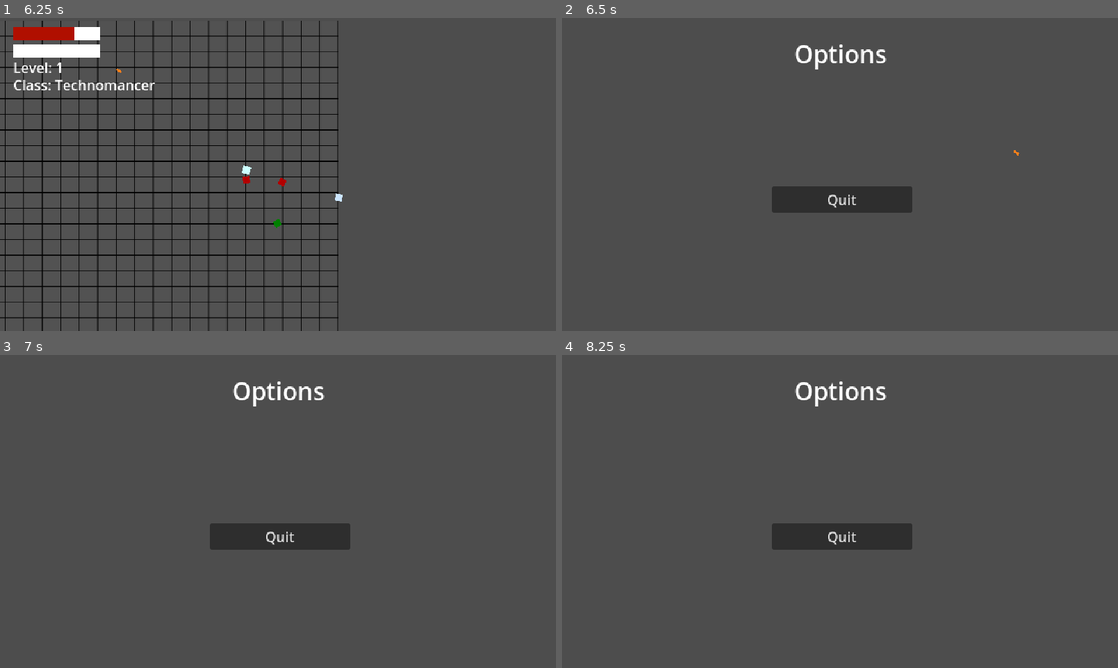
Above: before the commit, frames 1-4 (two rows, left to right).
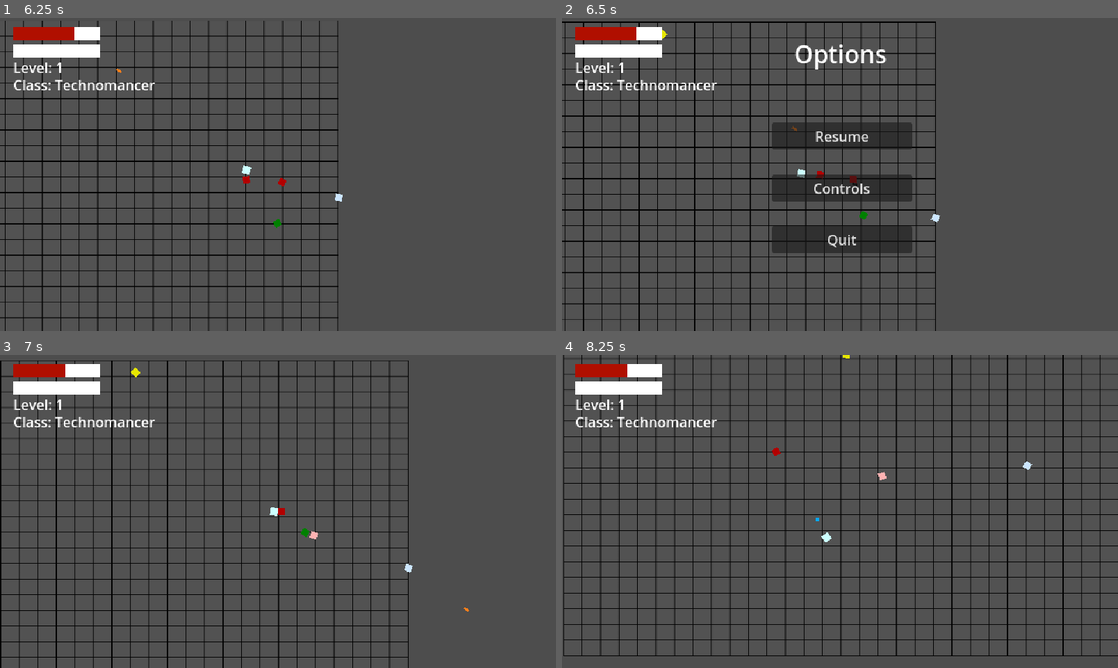
Above: after the commit, the same moments.

Repository: EmpexOri/OperationHavok
Game: Godot game, scene res://Scenes/MenuScene.tscn
Two runs of this game, one before a commit and one after it. Both use one fixed random seed, a clock stepped at 60 frames per second and the inputs below.
Inputs (mouse positions are in pixels of both pictures, inside the frame that each line leads up to):
- Up to frame 1 (6.25 s): click "Options" at 0.5 s; click "Back" at 1.25 s; click "Play" at 2 s; move the mouse to (400, 158) at 2.77 s; hold D (right) 2.78-3.53 s; click (400, 158) at 2.85 s; move the mouse to (166, 190) at 3.52 s; hold S (down) 3.53-4.28 s; click (166, 190) at 3.6 s; move the mouse to (333, 105) at 4.27 s; hold D (right) 4.28-5.03 s; click (333, 105) at 4.35 s; move the mouse to (250, 237) at 5.02 s; hold W (up) 5.03-5.78 s; click (250, 237) at 5.1 s; move the mouse to (444, 221) at 5.77 s; hold A (left) from 5.78 s (still down); click (444, 221) at 5.85 s
- Up to frame 2 (6.5 s): keep holding A (left); tap Escape (InGameOptions) at 6.4 s
- Up to frame 3 (7 s): release A (left) at 6.5 s; click (278, 473) at 6.5 s, where only the run after the commit has a clickable "Resume"
- Up to frame 4 (8.25 s): move the mouse to (673, 464) at 7.27 s; hold A (left) 7.28-8.03 s; click (673, 464) at 7.35 s; move the mouse to (867, 511) at 8.02 s; hold S (down) from 8.03 s (still down); click (867, 511) at 8.1 s

Frame 1 is identical in both runs. In frame 2, 15% of the frame differs, in the area x 0-83%, y 1-100%; in frame 3, 11%; in frame 4, 13%.

Commit message:
In-game pause/resume function (Esc key)

Diff:
--- a/Assets/Scripts/Menu Scripts/InGameOptionsScene.gd
+++ /dev/null
@@ -1,5 +0,0 @@
-extends Node2D
-
-
-func OnQuitButtonPressed() -> void:
-	get_tree().quit()
--- /dev/null
+++ b/Assets/Scripts/Menu Scripts/PauseNode.gd
@@ -0,0 +1,13 @@
+extends Node
+
+func _on_resume_button_pressed() -> void:
+	if get_tree().paused:
+		get_tree().paused = false
+
+
+func _on_controls_button_pressed() -> void:
+	pass # Replace with function body.
+
+
+func _on_quit_button_pressed() -> void:
+	get_tree().quit()
--- a/Assets/Scripts/Misc/prototype_world.gd
+++ b/Assets/Scripts/Misc/prototype_world.gd
@@ -5,16 +5,47 @@
 var Enemy3 = preload("res://Scenes/Misc/enemy_3.tscn")
 var Enemy4 = preload("res://Scenes/Misc/enemy_4.tscn")
 
+# Pause screen assets
+var PausedLabel
+var ResumeButton
+var ControlsButton
+var QuitButton
+
 func _ready():
 	start_spawn_timer1()
 	start_spawn_timer2()
 	start_spawn_timer3()
 	start_spawn_timer4()
 
+	# Pause screen assets
+	PausedLabel = $PausedLayer/Title
+	ResumeButton = $PausedLayer/ResumeButton
+	ControlsButton = $PausedLayer/ControlsButton
+	QuitButton = $PausedLayer/QuitButton
+	PausedLabel.visible = false
+	ResumeButton.visible = false
+	ControlsButton.visible = false
+	QuitButton.visible = false
+
 func _process(_delta):
-	# Check if the user has pressed escape, if so, open the in game options
+	# Make sure that the pause menu isn't being displayed when not paused
+	if PausedLabel.visible:
+		PausedLabel.visible = false
+		ResumeButton.visible = false
+		ControlsButton.visible = false
+		QuitButton.visible = false
+
+func _input(event):
 	if Input.is_action_just_pressed("InGameOptions"):
-		get_tree().change_scene_to_file("res://Scenes/InGameOptionsScene.tscn")
+		pause_game()
+
+# Function to display the pause menu when game is paused
+func pause_game():
+	PausedLabel.visible = true
+	ResumeButton.visible = true
+	ControlsButton.visible = true
+	QuitButton.visible = true
+	get_tree().paused = true
 
 func start_spawn_timer1():
 	var timer = Timer.new()
--- a/Scenes/InGameOptionsScene.tscn
+++ /dev/null
@@ -1,25 +0,0 @@
-[gd_scene load_steps=2 format=3 uid="uid://der2d7wn1kf7o"]
-
-[ext_resource type="Script" uid="uid://b8ht6a7sdetp1" path="res://Assets/Scripts/Menu Scripts/InGameOptionsScene.gd" id="1_cvj5n"]
-
-[node name="InGameOptionsScene" type="Node2D"]
-script = ExtResource("1_cvj5n")
-
-[node name="Title" type="Label" parent="."]
-offset_left = 1.0
-offset_top = 21.0
-offset_right = 641.0
-offset_bottom = 62.0
-theme_type_variation = &"HeaderLarge"
-text = "Options"
-horizontal_alignment = 1
-vertical_alignment = 1
-
-[node name="QuitButton" type="Button" parent="."]
-offset_left = 241.0
-offset_top = 193.0
-offset_right = 403.0
-offset_bottom = 224.0
-text = "Quit"
-
-[connection signal="pressed" from="QuitButton" to="." method="OnQuitButtonPressed"]
--- a/Scenes/OptionsScene.tscn
+++ b/Scenes/OptionsScene.tscn
@@ -14,6 +14,7 @@
 text = "Options"
 horizontal_alignment = 1
 vertical_alignment = 1
+metadata/_edit_use_anchors_ = true
 
 [node name="BackButton" type="Button" parent="."]
 offset_left = 242.0
@@ -21,5 +22,6 @@
 offset_right = 404.0
 offset_bottom = 288.0
 text = "Back"
+metadata/_edit_use_anchors_ = true
 
 [connection signal="pressed" from="BackButton" to="." method="OnBackButtonPressed"]
--- a/Scenes/PlaygroundScene.tscn
+++ b/Scenes/PlaygroundScene.tscn
@@ -12,6 +12,7 @@
 [ext_resource type="PackedScene" uid="uid://hugp881sope0" path="res://Scenes/Misc/enemy_3.tscn" id="7_wlc0k"]
 [ext_resource type="PackedScene" uid="uid://djdmgiabwutdt" path="res://Scenes/Misc/enemy_4.tscn" id="8_1cxn6"]
 [ext_resource type="AudioStream" uid="uid://c0vahobgr2g8" path="res://Assets/A desperate battle, no way back_ (Track 04).mp3" id="12_wlc0k"]
+[ext_resource type="Script" uid="uid://bq1smq7025jr3" path="res://Assets/Scripts/Menu Scripts/PauseNode.gd" id="13_1cxn6"]
 
 [sub_resource type="RectangleShape2D" id="RectangleShape2D_d0q0w"]
 size = Vector2(8.7, 8.7)
@@ -117,5 +118,48 @@
 volume_db = -10.0
 autoplay = true
 
+[node name="PausedLayer" type="CanvasLayer" parent="."]
+
+[node name="Title" type="Label" parent="PausedLayer"]
+process_mode = 2
+offset_left = 1.0
+offset_top = 21.0
+offset_right = 641.0
+offset_bottom = 62.0
+theme_type_variation = &"HeaderLarge"
+text = "Options"
+horizontal_alignment = 1
+vertical_alignment = 1
+
+[node name="ResumeButton" type="Button" parent="PausedLayer"]
+process_mode = 2
+offset_left = 241.0
+offset_top = 120.0
+offset_right = 403.0
+offset_bottom = 151.0
+text = "Resume"
+
+[node name="ControlsButton" type="Button" parent="PausedLayer"]
+process_mode = 2
+offset_left = 241.0
+offset_top = 180.0
+offset_right = 403.0
+offset_bottom = 211.0
+text = "Controls"
+
+[node name="QuitButton" type="Button" parent="PausedLayer"]
+process_mode = 2
+offset_left = 241.0
+offset_top = 239.0
+offset_right = 403.0
+offset_bottom = 270.0
+text = "Quit"
+
+[node name="PauseNode" type="Node" parent="."]
+script = ExtResource("13_1cxn6")
+
 [connection signal="body_entered" from="Player/Area2D" to="Player" method="_on_area_2d_body_entered"]
 [connection signal="body_exited" from="Player/Area2D" to="Player" method="_on_area_2d_body_exited"]
+[connection signal="pressed" from="PausedLayer/ResumeButton" to="PauseNode" method="_on_resume_button_pressed"]
+[connection signal="pressed" from="PausedLayer/ControlsButton" to="PauseNode" method="_on_controls_button_pressed"]
+[connection signal="pressed" from="PausedLayer/QuitButton" to="PauseNode" method="_on_quit_button_pressed"]
--- a/project.godot
+++ b/project.godot
@@ -17,6 +17,7 @@
 
 [autoload]
 
+GlobalControls="*res://Assets/Scripts/Universal Scripts/GlobalControls.gd"
 Global="*res://Assets/Scripts/Universal Scripts/Global.gd"
 
 [display]
Not shown, removed: Assets/Scripts/Menu Scripts/InGameOptionsScene.gd.uid
Not shown, added: Assets/Scripts/Menu Scripts/PauseNode.gd.uid
Not shown: 1 places in Scenes/PlaygroundScene.tscn that only renumber resources
